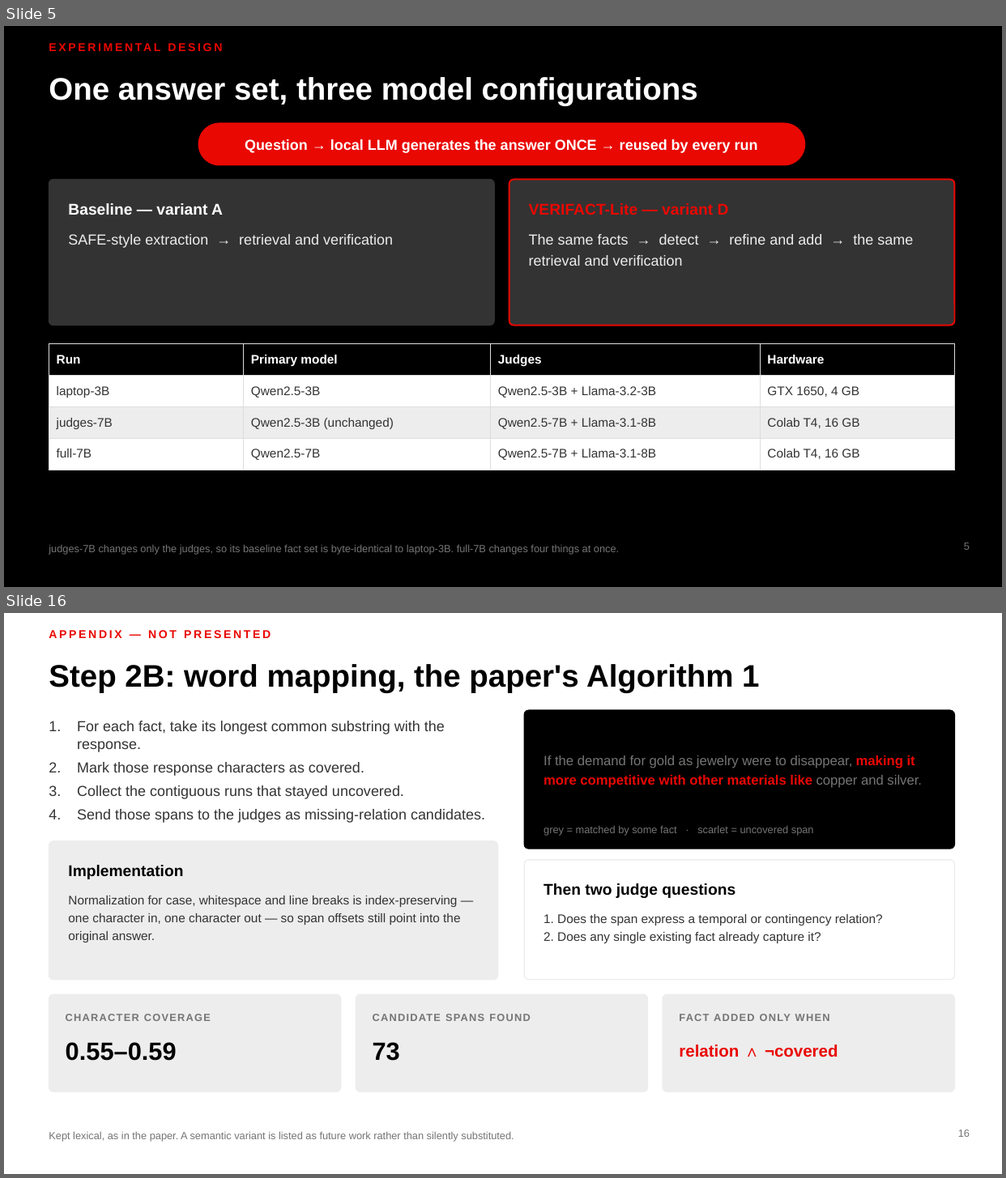
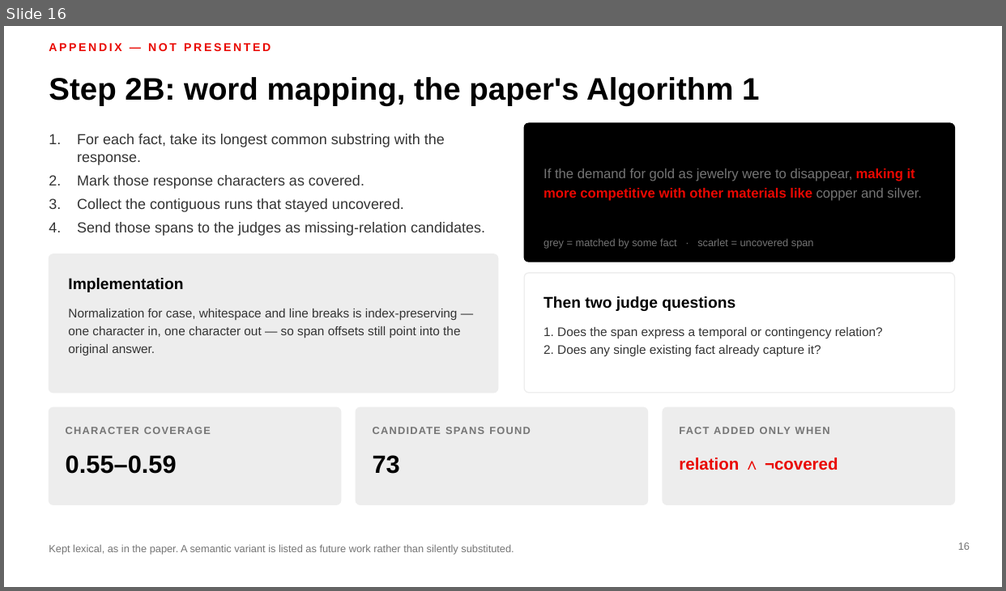
Before and after one commit to MadhavKrishna06/Verifact-Lite, a slide deck: presentation/VERIFACT-Lite-TTU.pptx. Shown one above the other, each under a label of ours: slides 5 and 16 before the commit, slide 16 after it; the slides between them are not shown. The pictures are 1006x1178 and 1006x591 pixels, drawn with LibreOffice and Linux fonts; fonts in the diff are those of the drawing. Boxes give left, top, right and bottom in pixels: in the first picture for what was removed or moved away, otherwise in the second. Text is boxed around its words. In the diff, an @@ line names an element or a change of style, - is before the commit and + after.

```diff
--- a/presentation/VERIFACT-Lite-TTU.pptx
+++ b/presentation/VERIFACT-Lite-TTU.pptx
@@ slide 5 removed at [4,26,1002,587], background #000000 @@
@@ text removed at [49,37,955,58] @@
-EXPERIMENTAL DESIGN
@@ text removed at [49,77,698,105] @@
-One answer set, three model configurations
@@ rounded rectangle removed at [198,123,805,165] @@
@@ text removed at [245,139,758,153] @@
-Question → local LLM generates the answer ONCE → reused by every run
@@ rounded rectangle removed at [49,179,494,326] @@
@@ rounded rectangle removed at [509,179,955,326] @@
@@ text removed at [68,203,223,215] @@
-Baseline — variant A
@@ text removed at [529,203,729,215] @@
-VERIFACT-Lite — variant D
@@ text removed at [68,234,393,248] @@
-SAFE-style extraction → retrieval and verification
@@ text removed at [529,234,913,266] @@
-The same facts → detect → refine and add → the same retrieval and verification
@@ table removed at [49,344,955,463], 4 rows, 4 columns @@
-Run | Primary model | Judges | Hardware
-laptop-3B | Qwen2.5-3B | Qwen2.5-3B + Llama-3.2-3B | GTX 1650, 4 GB
-judges-7B | Qwen2.5-3B (unchanged) | Qwen2.5-7B + Llama-3.1-8B | Colab T4, 16 GB
-full-7B | Qwen2.5-7B | Qwen2.5-7B + Llama-3.1-8B | Colab T4, 16 GB
@@ text removed at [49,545,619,555] @@
-judges-7B changes only the judges, so its baseline fact set is byte-identical to laptop-3B. full-7B changes four things at once.
@@ page number removed at [964,543,970,550] @@
-5
```
Also in this commit, not shown: 14 slides changed, 3 slides added, 1 other slide removed, 1 other file.
